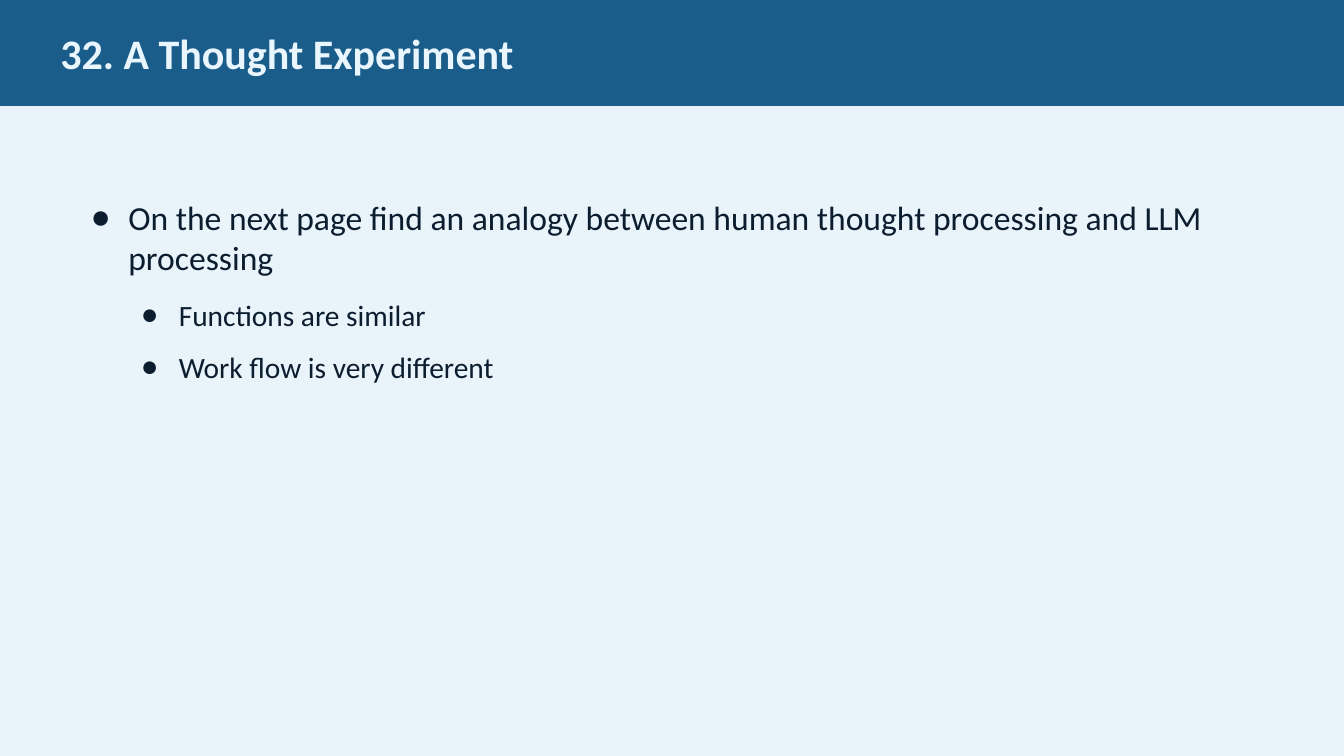
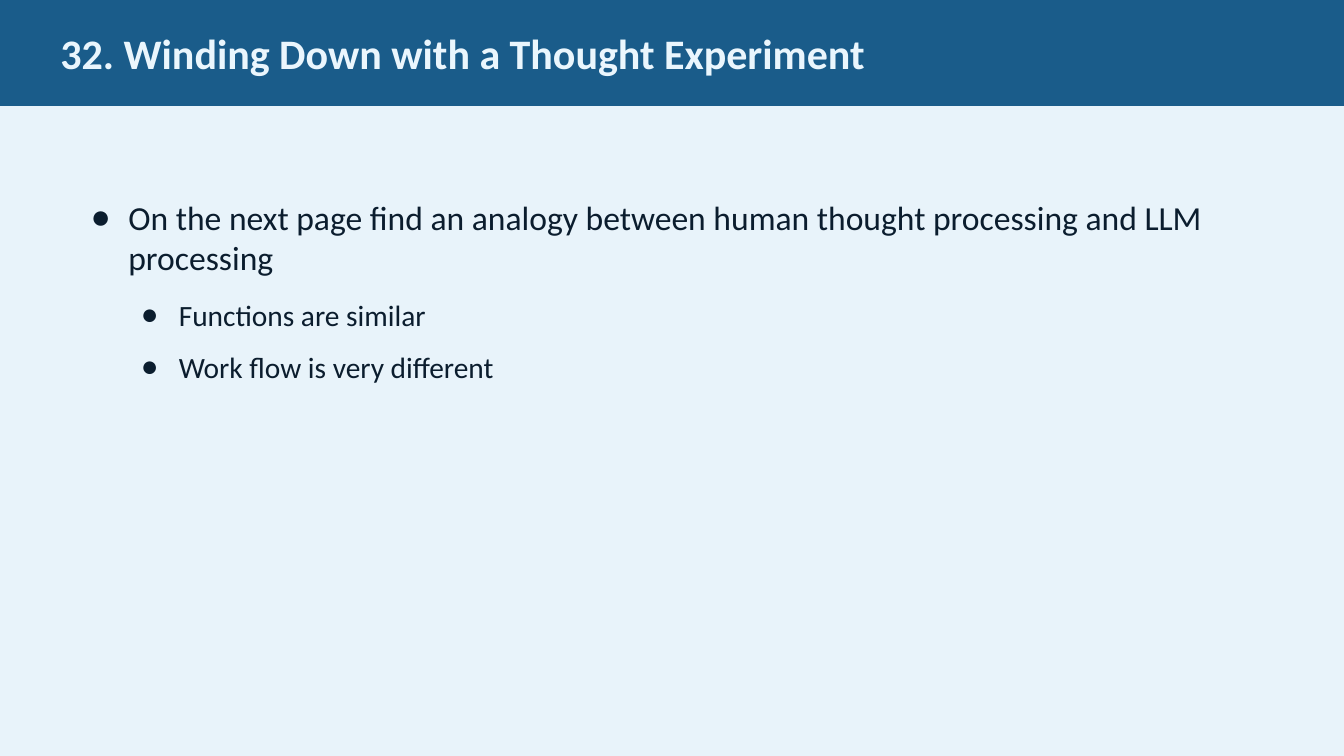
Before and after one commit to JimFawcett/NewSite, a slide deck: slide 32 of AI Presentation 2026/AI_Presentation.pptx. Drawn at 1344x756 pixels with LibreOffice and Linux fonts; fonts in the diff are those of the drawing. Boxes give left, top, right and bottom in pixels: in the first picture for what was removed or moved away, otherwise in the second. Text is boxed around its words. In the diff, an @@ line names an element or a change of style, - is before the commit and + after.

```diff
--- a/AI Presentation 2026/AI_Presentation.pptx
+++ b/AI Presentation 2026/AI_Presentation.pptx
@@ text in rectangle at bbox=[60, 39, 864, 76]: text changed @@
-32. A Thought Experiment
+32. Winding Down with a Thought Experiment
```
Also in this commit, not shown: 3 other slides changed, 4 other files.
